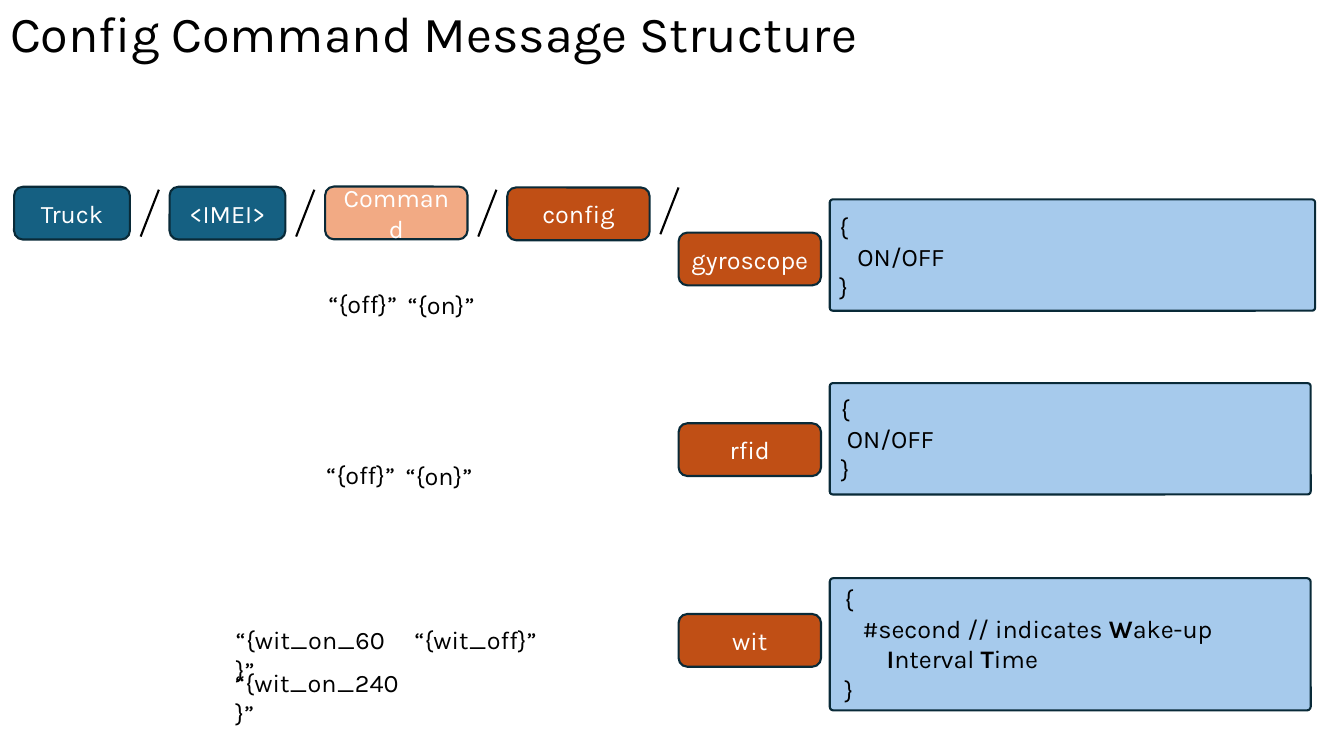
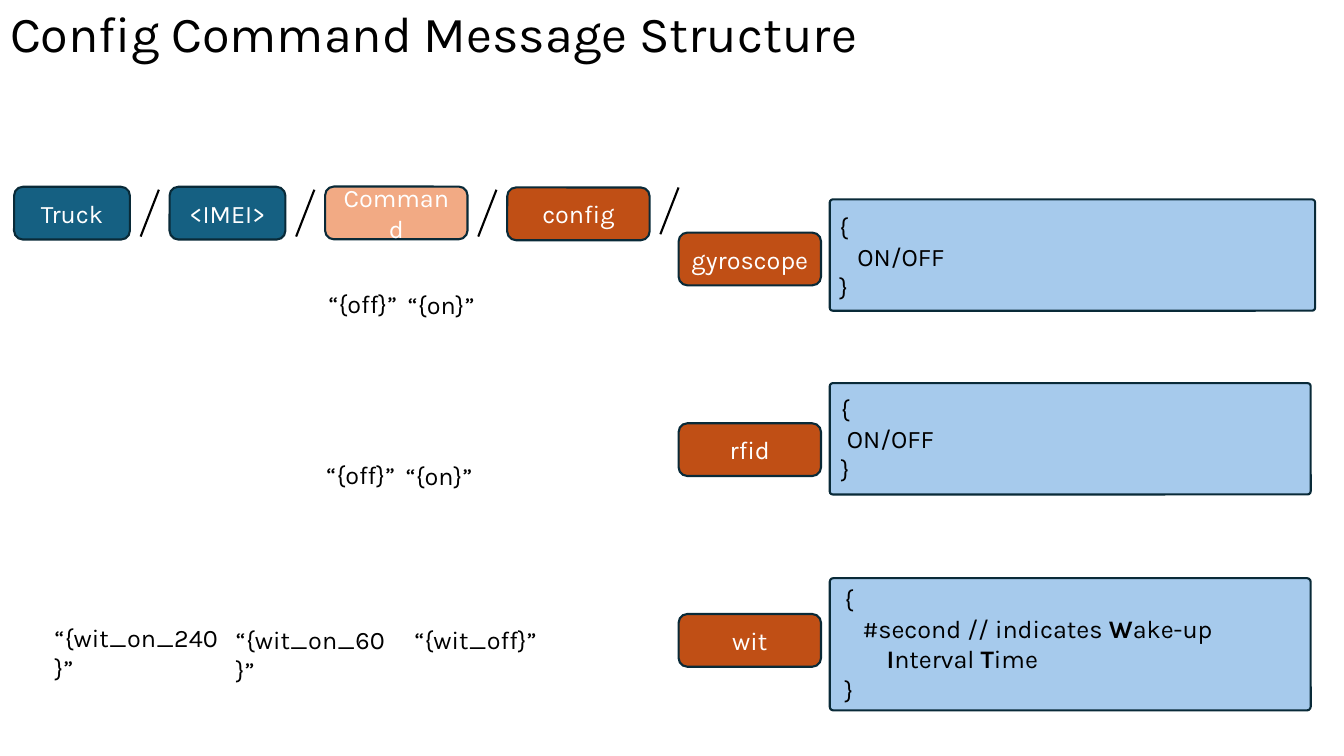
Before and after one commit to hamidrezaHemati/MQTT-AutoLock, a slide deck: slide 17 of Structure/Communication Workflow — MQTT Design & Architecture.pptx. Drawn at 1344x756 pixels with LibreOffice and Linux fonts; fonts in the diff are those of the drawing. Boxes give left, top, right and bottom in pixels: in the first picture for what was removed or moved away, otherwise in the second. Text is boxed around its words. In the diff, an @@ line names an element or a change of style, - is before the commit and + after.

```diff
--- a/Structure/Communication Workflow — MQTT Design & Architecture.pptx
+++ b/Structure/Communication Workflow — MQTT Design & Architecture.pptx
@@ text "“{wit_on_240}”": place and size @@
-text "“{wit_on_240}”" at (235, 670, 398, 696)
+text "“{wit_on_240}”" at (55, 628, 218, 651)
```
Also in this commit, not shown: 5 other files.
